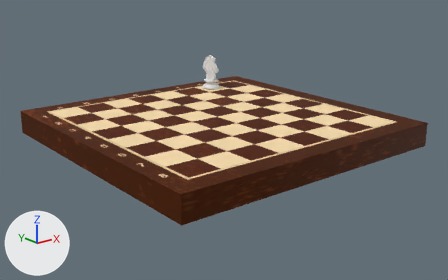
The Blender file chess_set.blend as it was, and as the next commit left it.
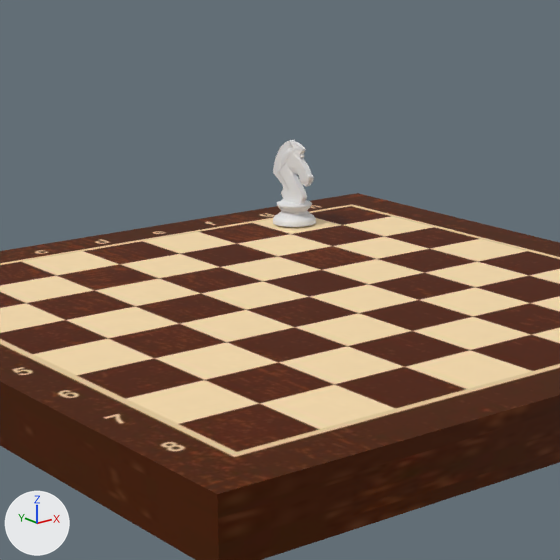
There are two pictures of each version: one whole from a 50 mm camera at (-2.553, -3.269, 1.293) aimed at (-0.007, -0.087, 0.02), one close up on the part from 21% to 70% of the width and 0% to 79% of the height. The axes (+X, +Y, +Z) are drawn at lower left. The lights are the same throughout.

Objects in the first close-up: 'Cube', 'horse'.
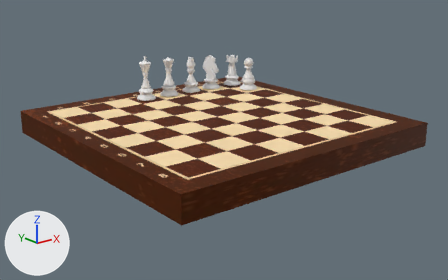
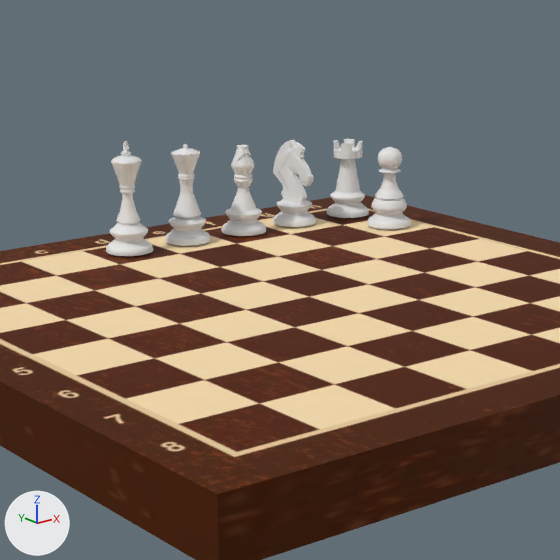
Commit message: created elephant, pawn, vizier, castle, shah

Edits to the bpy script that builds the scene:
```text
Add me_plane_005:
    me_plane_005.from_pydata(...)  # 1120 vertices, 1114 faces; spans x -0.857..0.096, y -0.203..0.203, z -0.203..0.203
Add me_plane_004:
    me_plane_004.from_pydata(...)  # 1249 vertices, 1248 faces; spans x -0.766..0.096, y -0.206..0.2, z -0.203..0.203
Add me_plane_003:
    me_plane_003.from_pydata(...)  # 1016 vertices, 986 faces; spans x -0.69..0.096, y -0.211..0.196, z -0.203..0.203
Add me_plane_002:
    me_plane_002.from_pydata(...)  # 744 vertices, 714 faces; spans x -0.601..0.096, y -0.203..0.203, z -0.203..0.203
Add me_plane_001:
    me_plane_001.from_pydata(...)  # 993 vertices, 993 faces; spans x -0.317..0.414, y 3.155..3.562, z -0.203..0.203
Add ob_shah:
    ob_shah = bpy.data.objects.new('shah', me_plane_005)
    ob_shah.location = (-0.109, 0.74, 0.205)
    ob_shah.rotation_euler = (0.0, 1.571, 0.0)  # degrees (0, 90, 0)
    ob_shah.scale = (0.347, 0.347, 0.347)
Add ob_vizier:
    ob_vizier = bpy.data.objects.new('vizier', me_plane_004)
    ob_vizier.location = (0.104, 0.745, 0.205)
    ob_vizier.rotation_euler = (0.0, 1.571, 0.0)  # degrees (0, 90, 0)
    ob_vizier.scale = (0.347, 0.347, 0.347)
Add ob_elephant:
    ob_elephant = bpy.data.objects.new('elephant', me_plane_003)
    ob_elephant.location = (0.316, 0.744, 0.205)
    ob_elephant.rotation_euler = (0.0, 1.571, 0.0)  # degrees (0, 90, 0)
    ob_elephant.scale = (0.347, 0.347, 0.347)
Add ob_castle:
    ob_castle = bpy.data.objects.new('castle', me_plane_002)
    ob_castle.location = (0.74, 0.737, 0.205)
    ob_castle.rotation_euler = (0.0, 1.571, 0.0)  # degrees (0, 90, 0)
    ob_castle.scale = (0.347, 0.347, 0.347)
Add ob_pawn:
    ob_pawn = bpy.data.objects.new('pawn', me_plane_001)
    ob_pawn.location = (0.739, -0.641, 0.316)
    ob_pawn.rotation_euler = (0.0, 1.571, 0.0)  # degrees (0, 90, 0)
    ob_pawn.scale = (0.347, 0.347, 0.347)
```

Changed parts and their boxes [x1, y1, x2, y2] in the close-ups (560 x 560 px):
'shah', added
    after: [106, 141, 153, 256]
'vizier', added
    after: [165, 144, 211, 246]
'elephant', added
    after: [222, 145, 266, 236]
'pawn', added
    after: [367, 147, 411, 229]
'castle', added
    after: [327, 139, 369, 218]
